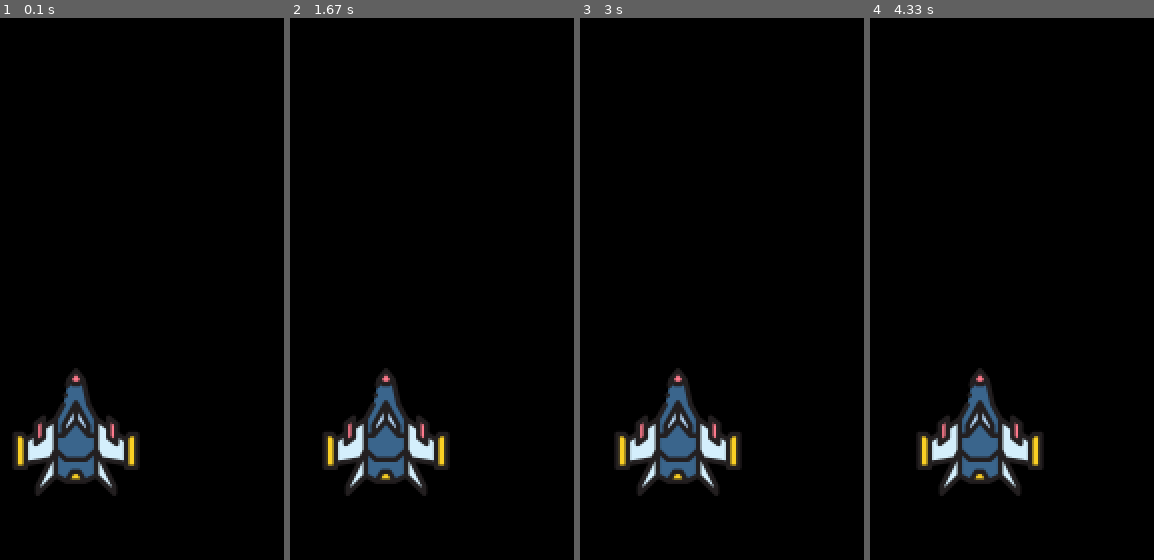
Above: before the commit, frames 1-4 (left to right).
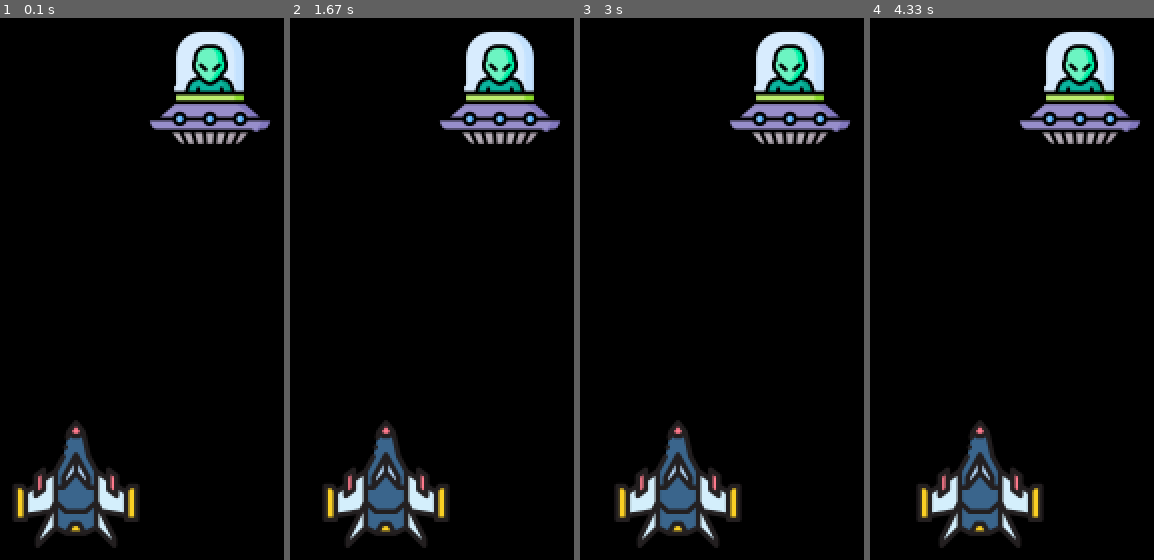
Above: after the commit, the same moments.

Repository: Hoklifter/studies
Game: pygame game, started from Python/pygame/main.py
Two runs of this game, one before a commit and one after it. Both use one fixed random seed, a clock stepped at 60 frames per second and the inputs below.
Inputs:
- Up to frame 1 (0.1 s): no input
- Up to frame 2 (1.67 s): hold Right 0.33-0.8 s; hold Right 0.83-1.3 s; hold Left from 1.33 s (still down)
- Up to frame 3 (3 s): release Left at 1.87 s; hold Left 1.9-2.3 s; hold Right 2.33-2.97 s
- Up to frame 4 (4.33 s): hold Left 3-3.47 s; hold Right 3.5-3.97 s; hold Right from 4 s (still down)

The runs differ from the first frame. In frame 1, 13% of the frame differs, in the area x 4-96%, y 2-98%; in frame 2, 13%; in frame 3, 13%; in frame 4, 13%.

Commit message:
Creating the Enemy

Diff:
--- a/Python/pygame/main.py
+++ b/Python/pygame/main.py
@@ -1,4 +1,5 @@
 import pygame
+import random
 
 # Initialize the pygame
 pygame.init()
@@ -16,11 +17,21 @@
 # Player
 playerImg = pygame.image.load('ship64.png')
 playerX = WIDTH // 2 - 32
-playerY = (HEIGHT // 3) * 2
+playerY = HEIGHT - 64 - 10
 playerX_change = 0
 
 def player(x, y):
     screen.blit(playerImg, (x, y))
+
+# Enemy
+enemyImg = pygame.image.load('alien64.png')
+enemyX = random.randint(64, WIDTH-64)
+enemyY = random.randint(0, (HEIGHT // 2)-64)
+enemyX_change = 0
+
+def enemy(x, y):
+    screen.blit(enemyImg, (x, y))
+
 
 # Game Loop
 running = True
@@ -48,9 +59,11 @@
 
 
     playerX += playerX_change
+
     if playerX <= 0:
         playerX = 0
     elif playerX >= WIDTH - 64:
         playerX = WIDTH - 64
     player(playerX, playerY)
+    enemy(enemyX, enemyY)
     pygame.display.update()
Binary file added: Python/pygame/alien64.png
